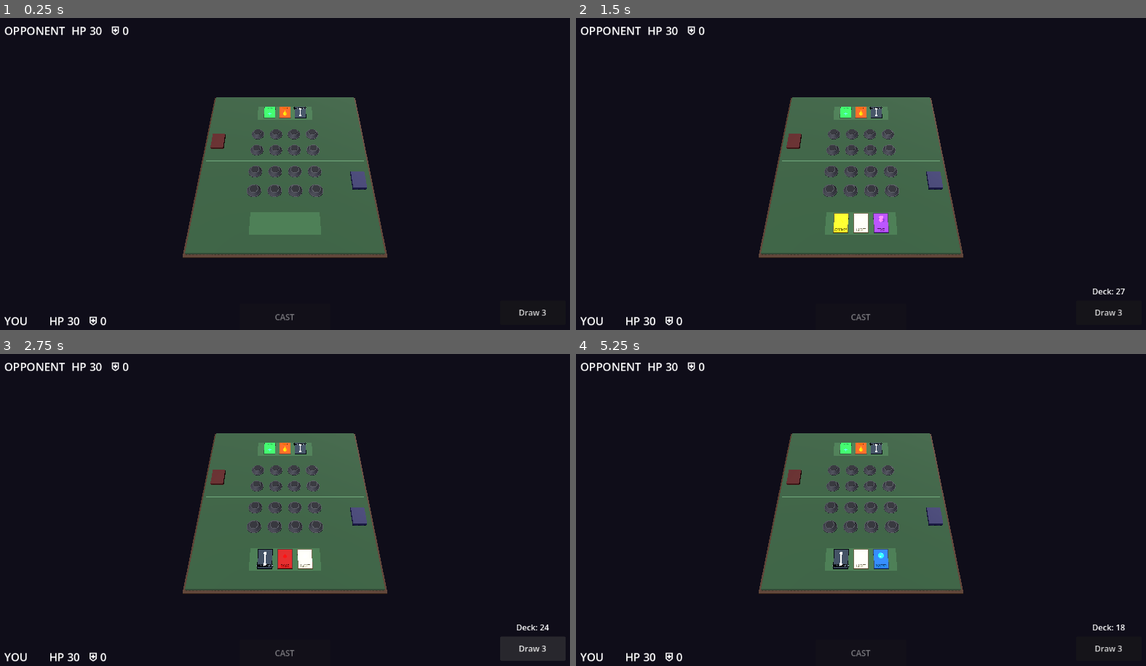
Above: before the commit, frames 1-4 (two rows, left to right).
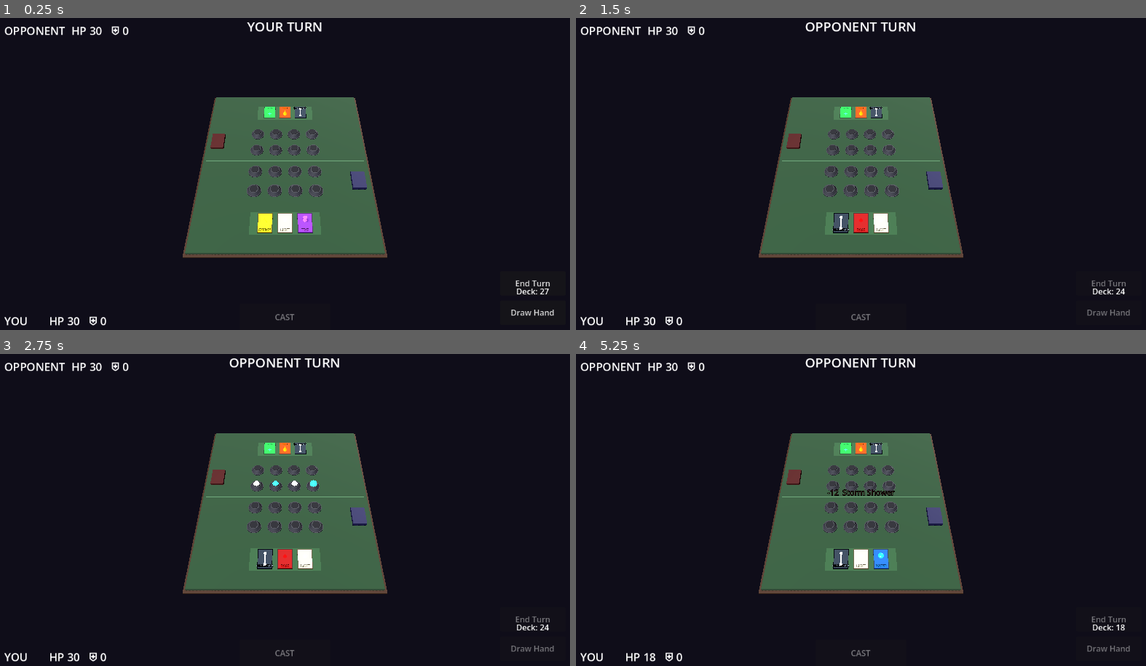
Above: after the commit, the same moments.

Repository: drandyt/the-realms
Game: Godot game, scene res://main.tscn
The game is run twice, just before and just after one commit, with the same random seed, the same clock (stepped at 60 frames per second) and the same inputs.
Inputs (mouse positions are in pixels of both pictures, inside the frame that each line leads up to):
- Up to frame 1 (0.25 s): no input
- Up to frame 2 (1.5 s): click "Draw 3" (after the commit: "Draw Hand") at 0.5 s; click (1106, 283) at 1.25 s, where only the run after the commit has a clickable "End Turn"
- Up to frame 3 (2.75 s): click (530, 647) at 2 s, where only the run before the commit has a clickable "Draw 3"
- Up to frame 4 (5.25 s): click (1106, 647) at 2.75 s, where only the run before the commit has a clickable "Draw 3"; move the mouse to (986, 491) at 3.52 s; click (986, 491) at 3.67 s; click "Draw 3" (after the commit: "Draw Hand") at 4.25 s; click (1106, 619) at 5 s, where only the run after the commit has a clickable "End Turn"

The runs differ from the first frame. In frame 1, 0.9% of the frame differs, in the area x 43-98%, y 1-96%; in frame 2, 1.0%, in the area x 40-98%, y 1-96%; in frame 3, 0.5%; in frame 4, 0.6%.

Commit message:
Add turn system, simple AI opponent, and win/restart screen
Makes the prototype a playable head-to-head game:
- Player/opponent turn loop with End Turn button + turn banner
- AI opponent: draws, fills a target formation, connects, casts at player
- Defeat/Victory overlay with Play Again (scene reload)
- Player input gated to own turn; hand refreshes each turn

Co-Authored-By: Claude Opus 4.7 (1M context) <noreply@anthropic.com>

Diff:
--- a/main.gd
+++ b/main.gd
@@ -84,6 +84,14 @@
 var slot_plasma_color: Array = []  # Color or null
 var connections: Array       = []  # {a, b, stream_mat}
 
+# Opponent board (AI side) — logical state + visuals
+var opp_slot_contents: Array = []  # Dictionary or null
+var opp_connections: Array   = []  # {a, b, bridge}
+
+# Turn / game flow
+var _turn := "player"               # "player" or "opponent"
+var _game_over := false
+
 var _selected_card_node: Node3D     = null
 var _selected_card_data: Dictionary = {}
 var _has_selection      := false
@@ -105,8 +113,13 @@
 var deck_label: Label
 var formation_label: Label
 var cast_btn: Button
+var draw_btn: Button
+var end_turn_btn: Button
 var hp_player_label: Label
 var hp_opp_label: Label
+var turn_label: Label
+var canvas: CanvasLayer
+var _overlay: Control
 
 
 func _ready() -> void:
@@ -128,6 +141,9 @@
 	slot_contents.resize(player_slots.size());   slot_contents.fill(null)
 	slot_plasma_mat.resize(player_slots.size());  slot_plasma_mat.fill(null)
 	slot_plasma_color.resize(player_slots.size()); slot_plasma_color.fill(null)
+	opp_slot_contents.resize(opponent_slots.size()); opp_slot_contents.fill(null)
+
+	_start_player_turn()
 
 
 # ── Environment ───────────────────────────────────────────────
@@ -250,15 +266,32 @@
 # ── UI ────────────────────────────────────────────────────────
 
 func _setup_ui() -> void:
-	var canvas := CanvasLayer.new();  add_child(canvas)
-
-	var btn := Button.new()
-	btn.text = "Draw 3";  btn.custom_minimum_size = Vector2(130, 48)
-	btn.anchor_left = 1.0;  btn.anchor_right  = 1.0
-	btn.anchor_top  = 1.0;  btn.anchor_bottom = 1.0
-	btn.offset_left = -150.0;  btn.offset_right  = -20.0
-	btn.offset_top  = -70.0;   btn.offset_bottom = -22.0
-	btn.pressed.connect(_on_draw_pressed);  canvas.add_child(btn)
+	canvas = CanvasLayer.new();  add_child(canvas)
+
+	draw_btn = Button.new()
+	draw_btn.text = "Draw Hand";  draw_btn.custom_minimum_size = Vector2(130, 48)
+	draw_btn.anchor_left = 1.0;  draw_btn.anchor_right  = 1.0
+	draw_btn.anchor_top  = 1.0;  draw_btn.anchor_bottom = 1.0
+	draw_btn.offset_left = -150.0;  draw_btn.offset_right  = -20.0
+	draw_btn.offset_top  = -70.0;   draw_btn.offset_bottom = -22.0
+	draw_btn.pressed.connect(_on_draw_pressed);  canvas.add_child(draw_btn)
+
+	end_turn_btn = Button.new()
+	end_turn_btn.text = "End Turn";  end_turn_btn.custom_minimum_size = Vector2(130, 48)
+	end_turn_btn.anchor_left = 1.0;  end_turn_btn.anchor_right  = 1.0
+	end_turn_btn.anchor_top  = 1.0;  end_turn_btn.anchor_bottom = 1.0
+	end_turn_btn.offset_left = -150.0;  end_turn_btn.offset_right  = -20.0
+	end_turn_btn.offset_top  = -128.0;  end_turn_btn.offset_bottom = -80.0
+	end_turn_btn.pressed.connect(_on_end_turn_pressed);  canvas.add_child(end_turn_btn)
+
+	turn_label = Label.new()
+	turn_label.anchor_left = 0.5;  turn_label.anchor_right = 0.5
+	turn_label.anchor_top  = 0.0;  turn_label.anchor_bottom = 0.0
+	turn_label.offset_left = -200.0;  turn_label.offset_right = 200.0
+	turn_label.offset_top  = 16.0;    turn_label.offset_bottom = 56.0
+	turn_label.horizontal_alignment = HORIZONTAL_ALIGNMENT_CENTER
+	turn_label.add_theme_font_size_override("font_size", 26)
+	canvas.add_child(turn_label)
 
 	deck_label = Label.new()
 	deck_label.anchor_left = 1.0;  deck_label.anchor_right  = 1.0
@@ -323,6 +356,7 @@
 
 
 func _on_draw_pressed() -> void:
+	if _turn != "player" or _game_over: return
 	_deselect_card()
 	for node in player_hand: node.queue_free()
 	player_hand.clear()
@@ -359,6 +393,7 @@
 
 
 func _on_card_input(_cam2, event, _pos, _normal, _idx, card: Node3D, data: Dictionary) -> void:
+	if _turn != "player" or _game_over: return
 	if event is InputEventMouseButton and event.pressed and event.button_index == MOUSE_BUTTON_LEFT:
 		_select_card(card, data)
 
@@ -366,6 +401,7 @@
 func _on_slot_input(_cam2, event, _pos, _normal, _idx, slot_idx: int) -> void:
 	if not (event is InputEventMouseButton and event.pressed and event.button_index == MOUSE_BUTTON_LEFT):
 		return
+	if _turn != "player" or _game_over: return
 	if not _has_selection: return
 	if _selected_card_data.get("type") == "connector":
 		_handle_connector_slot_click(slot_idx)
@@ -871,6 +907,7 @@
 
 
 func _on_cast_pressed() -> void:
+	if _turn != "player" or _game_over: return
 	if not _has_active_formation: return
 	var fname: String = _active_formation["name"]
 	var base_dmg: int = FORMATION_BASE_DAMAGE.get(fname, 0)
@@ -896,7 +933,7 @@
 	formation_label.text = ""
 
 	if opponent_hp <= 0:
-		formation_label.text = "★  VICTORY  ★"
+		_end_game(true)
 
 
 func _refresh_hp_labels() -> void:
@@ -948,3 +985,254 @@
 		slot_plasma_mat[i]    = null
 		slot_plasma_color[i]  = null
 	connections.clear()
+
+
+# ── Turn flow ─────────────────────────────────────────────────
+
+func _set_buttons_enabled(on: bool) -> void:
+	draw_btn.disabled     = not on
+	end_turn_btn.disabled = not on
+	cast_btn.disabled     = (not on) or (not _has_active_formation)
+
+
+func _start_player_turn() -> void:
+	if _game_over: return
+	_turn = "player"
+	_clear_opponent_board()
+	_deal_player_hand()
+	_set_buttons_enabled(true)
+	turn_label.text = "YOUR TURN"
+
+
+func _deal_player_hand() -> void:
+	_deselect_card()
+	for node in player_hand: node.queue_free()
+	player_hand.clear()
+	if player_deck.size() < HAND_COUNT: _build_deck(player_deck)
+	var start_x := -(HAND_COUNT - 1) * HAND_SPACING / 2.0
+	for i in HAND_COUNT:
+		var data: Dictionary = player_deck.pop_back()
+		var card := _make_card(data)
+		card.position = Vector3(start_x + i * HAND_SPACING, 0.025, HAND_Z)
+		_add_card_area(card, data);  add_child(card);  player_hand.append(card)
+	deck_label.text = "Deck: %d" % player_deck.size()
+
+
+func _on_end_turn_pressed() -> void:
+	if _turn != "player" or _game_over: return
+	_deselect_card()
+	_clear_player_board()
+	_clear_active_formation()
+	formation_label.text = ""
+	_set_buttons_enabled(false)
+	_turn = "opponent"
+	turn_label.text = "OPPONENT TURN"
+	await _ai_turn()
+	if _game_over: return
+	_start_player_turn()
+
+
+# ── Simple AI ─────────────────────────────────────────────────
+
+func _draw_opp_element() -> Dictionary:
+	for _attempt in 40:
+		if opponent_deck.is_empty(): _build_deck(opponent_deck)
+		var data: Dictionary = opponent_deck.pop_back()
+		if data["type"] == "element": return data
+	return ELEMENTS[0]
+
+
+func _first_adjacent_pair(slots: Array) -> Array:
+	for a in slots:
+		for b in slots:
+			if _is_adjacent(a, b): return [a, b]
+	return []
+
+
+func _ai_turn() -> void:
+	_clear_opponent_board()
+	await get_tree().create_timer(0.4).timeout
+
+	# Pick a target formation to build (mostly offensive)
+	var targets := [[1,2,5,6], [4,7,1,2], [0,1,2,3], [0,3,5,6], [0,4,3,7], [1,5]]
+	var target: Array = targets[randi() % targets.size()]
+
+	for i in target:
+		if opp_slot_contents[i] != null: continue
+		var data := _draw_opp_element()
+		opp_slot_contents[i] = data
+		_spawn_plasma(opponent_slots[i], data, -1)
+		await get_tree().create_timer(0.30).timeout
+
+	var pair := _first_adjacent_pair(target)
+	if pair.size() == 2:
+		_spawn_opp_bridge(pair[0], pair[1])
+		await get_tree().create_timer(0.45).timeout
+
+	var best := _opp_best_formation()
+	if not best.is_empty():
+		turn_label.text = "OPPONENT CASTS %s" % str(best["spell"]).to_upper()
+		await get_tree().create_timer(0.5).timeout
+		_ai_cast(best)
+	else:
+		await get_tree().create_timer(0.3).timeout
+
+
+func _spawn_opp_bridge(idx_a: int, idx_b: int) -> void:
+	var pos_a := opponent_slots[idx_a].global_position
+	var pos_b := opponent_slots[idx_b].global_position
+	var mid   := (pos_a + pos_b) * 0.5
+	var dist  := pos_a.distance_to(pos_b)
+	var dir   := (pos_b - pos_a).normalized()
+
+	var trough := MeshInstance3D.new();  var tm := BoxMesh.new()
+	tm.size = Vector3(0.20, 0.026, dist - 0.18);  trough.mesh = tm
+	var tmat := StandardMaterial3D.new()
+	tmat.albedo_color = Color(0.20,0.14,0.16);  tmat.metallic = 0.8;  tmat.roughness = 0.3
+	trough.set_surface_override_material(0, tmat)
+
+	var stream := MeshInstance3D.new();  var sm := BoxMesh.new()
+	sm.size = Vector3(0.07, 0.032, dist - 0.20);  stream.mesh = sm
+	var smat := StandardMaterial3D.new()
+	smat.albedo_color = Color(0.95,0.40,0.40);  smat.emission_enabled = true
+	smat.emission = Color(0.90,0.25,0.25);  smat.emission_energy_multiplier = 3.0;  smat.roughness = 0.1
+	stream.set_surface_override_material(0, smat);  stream.position.y = 0.005
+
+	var bridge := Node3D.new()
+	bridge.position = Vector3(mid.x, 0.09, mid.z)
+	bridge.rotation.y = atan2(dir.x, dir.z)
+	add_child(bridge);  bridge.add_child(trough);  bridge.add_child(stream)
+
+	opp_connections.append({"a": idx_a, "b": idx_b, "bridge": bridge})
+
+	bridge.scale = Vector3(1.0, 0.0, 1.0)
+	var t := create_tween().set_ease(Tween.EASE_OUT).set_trans(Tween.TRANS_BACK)
+	t.tween_property(bridge, "scale", Vector3.ONE, 0.4)
+	await t.finished
+
+
+func _opp_best_formation() -> Dictionary:
+	var best: Dictionary = {}
+	var best_score := -1
+	for formation in FORMATIONS:
+		var fslots: Array = formation["slots"]
+		var all_filled := true
+		for i in fslots:
+			if opp_slot_contents[i] == null:
+				all_filled = false;  break
+		if not all_filled: continue
+		var connected := false
+		for conn in opp_connections:
+			if conn["a"] in fslots and conn["b"] in fslots:
+				connected = true;  break
+		if not connected: continue
+
+		var counts: Dictionary = {}
+		for i in fslots:
+			var eid: String = opp_slot_contents[i]["id"]
+			counts[eid] = counts.get(eid, 0) + 1
+		var dominant := ""
+		var top := 0
+		for k in counts:
+			if counts[k] > top:  top = counts[k];  dominant = k
+
+		var fname: String = formation["name"]
+		var base_dmg: int = FORMATION_BASE_DAMAGE.get(fname, 0)
+		var mult: float   = ELEMENT_MULTIPLIER.get(dominant, 1.0)
+		var damage: int   = int(round(base_dmg * mult))
+		var shield: int   = FORMATION_SHIELD.get(fname, 0)
+		var score: int    = damage if damage > 0 else int(shield * 0.5)
+		if score > best_score:
+			var spell_key := fname + "_" + dominant
+			best_score = score
+			best = {
+				"formation": formation, "dominant": dominant,
+				"damage": damage, "shield": shield,
+				"spell": SPELLS.get(spell_key, dominant.capitalize() + " " + fname),
+			}
+	return best
+
+
+func _ai_cast(best: Dictionary) -> void:
+	var damage: int = best["damage"]
+	var shield: int = best["shield"]
+	if damage > 0:
+		var absorbed: int = min(player_shield, damage)
+		player_shield -= absorbed
+		var net: int = damage - absorbed
+		player_hp = max(0, player_hp - net)
+		_flash_damage_on_player(net, best["spell"])
+	if shield > 0:
+		opponent_shield += shield
+	_refresh_hp_labels()
+	if player_hp <= 0:
+		_end_game(false)
+
+
+func _flash_damage_on_player(dmg: int, label: String) -> void:
+	var lbl := Label3D.new()
+	lbl.text = "-%d  %s" % [dmg, label]
+	lbl.font_size = 48;  lbl.pixel_size = 0.005
+	lbl.modulate = Color(1.0, 0.3, 0.3)
+	lbl.outline_size = 8;  lbl.outline_modulate = Color.BLACK
+	lbl.billboard = BaseMaterial3D.BILLBOARD_ENABLED
+	lbl.position = Vector3(0, 1.2, 1.6)
+	add_child(lbl)
+	var t := create_tween().set_parallel(true)
+	t.tween_property(lbl, "position:y", 2.4, 1.0)
+	t.tween_property(lbl, "modulate:a", 0.0, 1.0).set_delay(0.4)
+	t.chain().tween_callback(lbl.queue_free)
+
+
+func _clear_opponent_board() -> void:
+	for slot in opponent_slots:
+		for child in slot.get_children():
+			if child is MeshInstance3D and child.mesh is SphereMesh:
+				child.queue_free()
+	for conn in opp_connections:
+		var b = conn.get("bridge")
+		if b != null and is_instance_valid(b):
+			b.queue_free()
+	for i in opp_slot_contents.size():
+		opp_slot_contents[i] = null
+	opp_connections.clear()
+
+
+# ── Game over / restart ───────────────────────────────────────
+
+func _end_game(player_won: bool) -> void:
+	_game_over = true
+	_set_buttons_enabled(false)
+	_deselect_card()
+
+	_overlay = ColorRect.new()
+	_overlay.color = Color(0, 0, 0, 0.7)
+	_overlay.anchor_right = 1.0;  _overlay.anchor_bottom = 1.0
+	_overlay.mouse_filter = Control.MOUSE_FILTER_STOP
+	canvas.add_child(_overlay)
+
+	var msg := Label.new()
+	msg.text = "★  VICTORY  ★" if player_won else "DEFEAT"
+	msg.anchor_left = 0.5;  msg.anchor_right = 0.5
+	msg.anchor_top  = 0.5;  msg.anchor_bottom = 0.5
+	msg.offset_left = -300.0;  msg.offset_right = 300.0
+	msg.offset_top  = -90.0;   msg.offset_bottom = -30.0
+	msg.horizontal_alignment = HORIZONTAL_ALIGNMENT_CENTER
+	msg.add_theme_font_size_override("font_size", 56)
+	msg.add_theme_color_override("font_color",
+		Color(1.0, 0.85, 0.2) if player_won else Color(1.0, 0.35, 0.35))
+	_overlay.add_child(msg)
+
+	var restart := Button.new()
+	restart.text = "Play Again"
+	restart.custom_minimum_size = Vector2(200, 56)
+	restart.anchor_left = 0.5;  restart.anchor_right = 0.5
+	restart.anchor_top  = 0.5;  restart.anchor_bottom = 0.5
+	restart.offset_left = -100.0;  restart.offset_right = 100.0
+	restart.offset_top  = 20.0;    restart.offset_bottom = 76.0
+	restart.pressed.connect(_on_restart_pressed)
+	_overlay.add_child(restart)
+
+
+func _on_restart_pressed() -> void:
+	get_tree().reload_current_scene()
